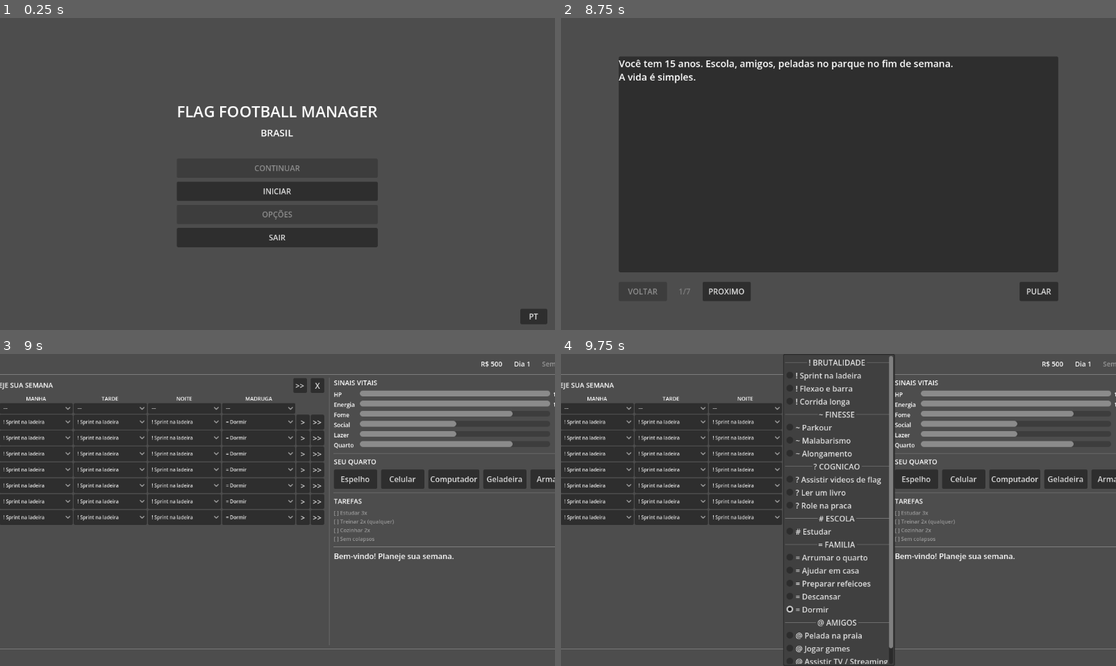
Above: before the commit, frames 1-4 (two rows, left to right).
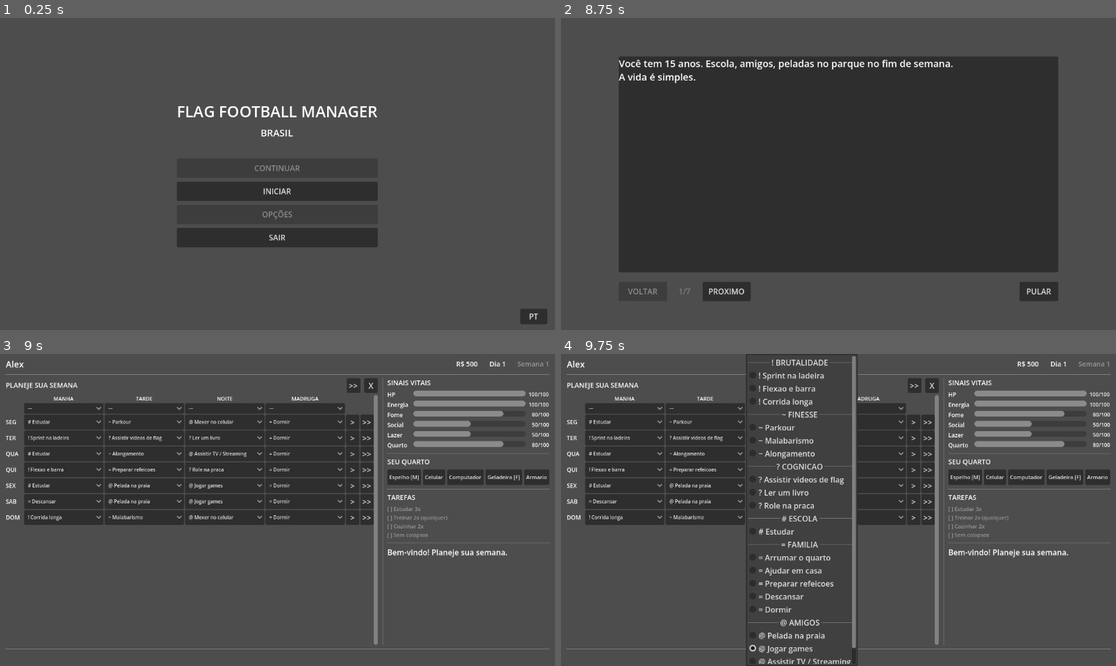
Above: after the commit, the same moments.

Repository: Slaxis/FlagFootballManager
Game: Godot game, scene res://engine/game/game.tscn
Two runs of this game, one before a commit and one after it. Both use one fixed random seed, a clock stepped at 60 frames per second and the inputs below.
Inputs (mouse positions are in pixels of both pictures, inside the frame that each line leads up to):
- Up to frame 1 (0.25 s): no input
- Up to frame 2 (8.75 s): click "INICIAR" at 0.5 s; click (838, 167) at 1.25 s; click "OK" at 2 s; click (1043, 39) at 2.77 s; type "Alex" at 2.85 s; click "M" at 3.5 s; click "F" at 4.25 s; click "JOGADOR" at 5 s; click "·" at 5.75 s; click "INICIAR" at 6.5 s; click "PROXIMO" at 7.25 s; click "VOLTAR" at 8 s
- Up to frame 3 (9 s): click "PULAR" at 8.75 s
- Up to frame 4 (9.75 s): click (783, 485) at 9.5 s, where only the run after the commit has a clickable "@ Jogar games"

Frames 1-2 are identical in both runs. In frame 3, 12% of the frame differs, in the area x 0-100%, y 2-95%; in frame 4, 15%, in the area x 0-100%, y 0-100%.

Commit message:
fix: grid in ScrollContainer, smaller room buttons, realistic default week
- Grid wrapped in ScrollContainer to prevent overflow
- Room buttons smaller with shortcut hints: Mirror [M], Fridge [F]
- Default week schedule for a 15yo student:
  Weekdays: study 3 mornings, train 2 mornings, varied afternoons
  (agility, film, yoga, cook, beach football), nights (phone, read,
  TV, socialize, games), sleep every late_night
  Weekend: rest/train mornings, active afternoons, social nights

Co-Authored-By: Claude Opus 4.6 (1M context) <noreply@anthropic.com>

Diff:
--- a/game/modules/brasil_2026/ui/player_home/player_home.gd
+++ b/game/modules/brasil_2026/ui/player_home/player_home.gd
@@ -116,7 +116,7 @@
 @onready var player_label: Label = $Margin/VBox/TopBar/PlayerLabel
 
 @onready var plan_header: Label = $Margin/VBox/Content/LeftPanel/ToolRow/PlanHeader
-@onready var grid_container: GridContainer = $Margin/VBox/Content/LeftPanel/WeekGrid
+@onready var grid_container: GridContainer = $Margin/VBox/Content/LeftPanel/GridScroll/WeekGrid
 @onready var btn_next_week: Button = $Margin/VBox/Content/LeftPanel/ToolRow/BtnNextWeek
 @onready var btn_clear: Button = $Margin/VBox/Content/LeftPanel/ToolRow/BtnClear
 
@@ -144,6 +144,7 @@
 	btn_clear.pressed.connect(_on_clear)
 	_reset_week_tracking()
 	_load_quests()
+	_apply_default_week()
 	set_process_unhandled_key_input(true)
 	_log(I18n.text(T_WELCOME), COLOR_DEFAULT)
 
@@ -401,6 +402,41 @@
 			select.selected = i
 			return
 
+func _apply_default_week() -> void:
+	# Realistic 15yo student schedule
+	# Weekdays: study morning, varied afternoon, rest/social night, sleep late_night
+	# Weekend: free morning, active afternoon, social night, sleep late_night
+	var weekday_plan: Dictionary = {
+		"morning":    ["study", "train_speed", "study", "train_strength", "study"],
+		"afternoon":  ["train_agility", "train_perception", "train_balance", "cook", "pickup_football"],
+		"night":      ["browse_phone", "train_intelligence", "watch_tv", "train_charisma", "play_games"],
+		"late_night": ["sleep", "sleep", "sleep", "sleep", "sleep"],
+	}
+	var weekend_plan: Dictionary = {
+		"morning":    ["rest", "train_stamina"],
+		"afternoon":  ["pickup_football", "train_dexterity"],
+		"night":      ["play_games", "browse_phone"],
+		"late_night": ["sleep", "sleep"],
+	}
+	for slot_id: String in SLOTS:
+		var day_idx: int = 0
+		for day_id: String in DAYS:
+			var key: String = day_id + "_" + slot_id
+			var act_id: String = ""
+			if day_idx < 5:  # weekday
+				var options: Array = weekday_plan.get(slot_id, [])
+				if not options.is_empty():
+					act_id = options[day_idx % options.size()]
+			else:  # weekend
+				var options: Array = weekend_plan.get(slot_id, [])
+				if not options.is_empty():
+					act_id = options[(day_idx - 5) % options.size()]
+			if act_id != "":
+				var select: OptionButton = _grid_selects.get(key, null)
+				if select:
+					_select_activity_by_id(select, key, act_id)
+			day_idx += 1
+
 func _on_clear() -> void:
 	if _resolving:
 		return
@@ -436,19 +472,21 @@
 	for child: Node in room_panel.get_children():
 		child.queue_free()
 	var items: Array[Dictionary] = [
-		{"label": T_MIRROR, "id": "mirror"},
-		{"label": T_PHONE, "id": "phone"},
-		{"label": T_COMPUTER, "id": "computer"},
-		{"label": T_FRIDGE, "id": "fridge"},
-		{"label": T_WARDROBE, "id": "wardrobe"},
+		{"label": T_MIRROR, "id": "mirror", "key": "M"},
+		{"label": T_PHONE, "id": "phone", "key": ""},
+		{"label": T_COMPUTER, "id": "computer", "key": ""},
+		{"label": T_FRIDGE, "id": "fridge", "key": "F"},
+		{"label": T_WARDROBE, "id": "wardrobe", "key": ""},
 	]
 	var hbox: HBoxContainer = HBoxContainer.new()
 	hbox.alignment = BoxContainer.ALIGNMENT_CENTER
-	hbox.add_theme_constant_override("separation", 8)
+	hbox.add_theme_constant_override("separation", 4)
 	for item: Dictionary in items:
 		var btn: Button = Button.new()
-		btn.text = I18n.text(item["label"])
-		btn.custom_minimum_size = Vector2(90, 40)
+		var key_hint: String = " [" + item["key"] + "]" if item["key"] != "" else ""
+		btn.text = I18n.text(item["label"]) + key_hint
+		btn.custom_minimum_size = Vector2(0, 32)
+		btn.add_theme_font_size_override("font_size", 11)
 		btn.pressed.connect(_on_room_item.bind(item["id"]))
 		hbox.add_child(btn)
 	room_panel.add_child(hbox)
--- a/game/modules/brasil_2026/ui/player_home/player_home.tscn
+++ b/game/modules/brasil_2026/ui/player_home/player_home.tscn
@@ -93,9 +93,15 @@
 custom_minimum_size = Vector2(28, 28)
 text = "X"
 
-[node name="WeekGrid" type="GridContainer" parent="Margin/VBox/Content/LeftPanel"]
+[node name="GridScroll" type="ScrollContainer" parent="Margin/VBox/Content/LeftPanel"]
 layout_mode = 2
 size_flags_vertical = 3
+horizontal_scroll_mode = 0
+vertical_scroll_mode = 2
+
+[node name="WeekGrid" type="GridContainer" parent="Margin/VBox/Content/LeftPanel/GridScroll"]
+layout_mode = 2
+size_flags_horizontal = 3
 theme_override_constants/h_separation = 2
 theme_override_constants/v_separation = 2
 
